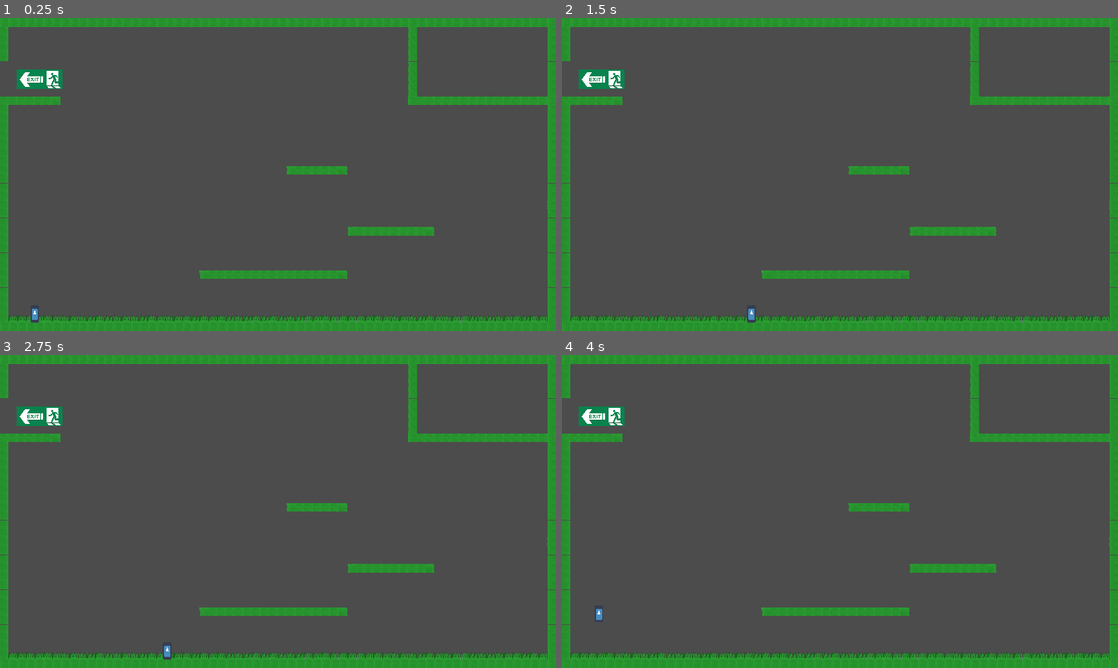
Above: before the commit, frames 1-4 (two rows, left to right).
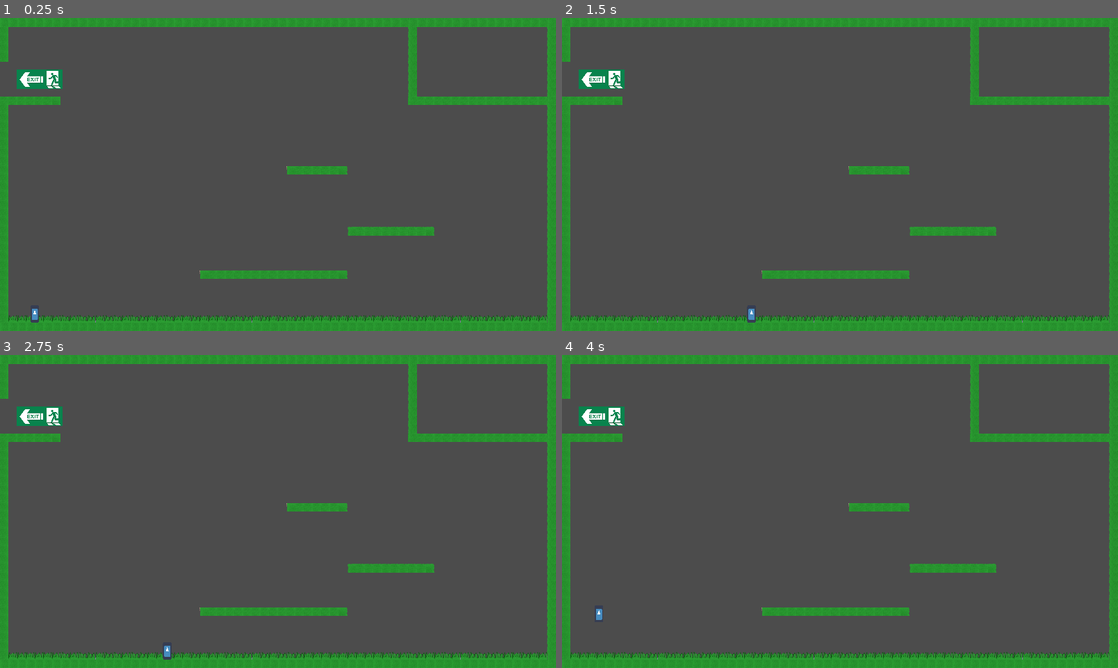
Above: after the commit, the same moments.

Repository: DanCorder/LudumDare51
Game: Godot game, scene res://levels/Level-2.tscn
Two runs of this game, one before a commit and one after it. Both use one fixed random seed, a clock stepped at 60 frames per second and the inputs below. This scene is started directly instead of the project's main scene. The engine's default icon, where the game draws it, is replaced by a stand-in: a white triangle on a blue panel in a dark square.
Inputs:
- Up to frame 1 (0.25 s): no input
- Up to frame 2 (1.5 s): tap Enter at 0.5 s; hold D (move_right) from 0.53 s (still down); tap Space (jump) at 0.77 s
- Up to frame 3 (2.75 s): tap Space (jump) at 1.52 s; release D (move_right) at 2.03 s; hold A (move_left) from 2.03 s (still down)
- Up to frame 4 (4 s): tap Space (jump) at 3.02, 3.77 s; release A (move_left) at 3.53 s; hold S (move_down) from 3.53 s (still down)

The runs differ from the first frame. In frame 1, 0.1% of the frame differs, in the area x 0-100%, y 2-98%; in frame 2, 0.1%; in frame 3, 0.1%; in frame 4, 0.1%.
Error in both runs: Invalid set index 'global_position' (on base: 'null instance') with value of type 'Vector2'. (res://levels/PreviewCameraCenter.gd:14)

Commit message:
feat: include new tiles in tileset

Diff:
--- a/levels/collisionTileset.tres
+++ b/levels/collisionTileset.tres
@@ -273,7 +273,7 @@
 2/texture = ExtResource( 1 )
 2/tex_offset = Vector2( 0, 0 )
 2/modulate = Color( 1, 1, 1, 1 )
-2/region = Rect2( 64, 0, 48, 32 )
+2/region = Rect2( 64, 0, 80, 48 )
 2/tile_mode = 2
 2/autotile/icon_coordinate = Vector2( 0, 0 )
 2/autotile/tile_size = Vector2( 16, 16 )
@@ -331,7 +331,7 @@
 3/texture = ExtResource( 1 )
 3/tex_offset = Vector2( 0, 0 )
 3/modulate = Color( 1, 1, 1, 1 )
-3/region = Rect2( 64, 48, 48, 32 )
+3/region = Rect2( 64, 48, 80, 48 )
 3/tile_mode = 2
 3/autotile/icon_coordinate = Vector2( 0, 0 )
 3/autotile/tile_size = Vector2( 16, 16 )
Binary file changed: tiles16.png
Not shown, changed: tiles16.xcf
Not shown, changed: tiles32.xcf
